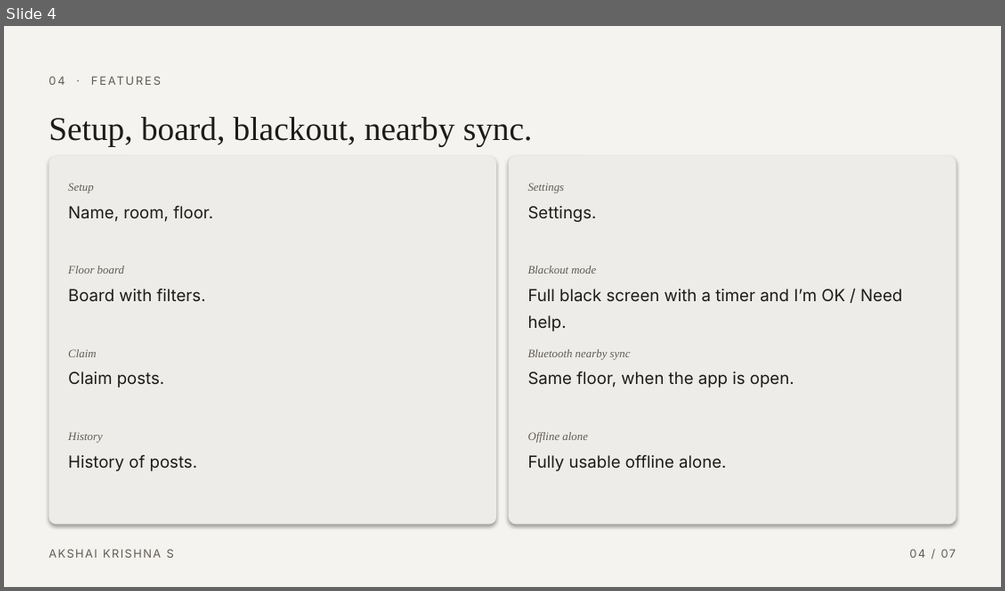
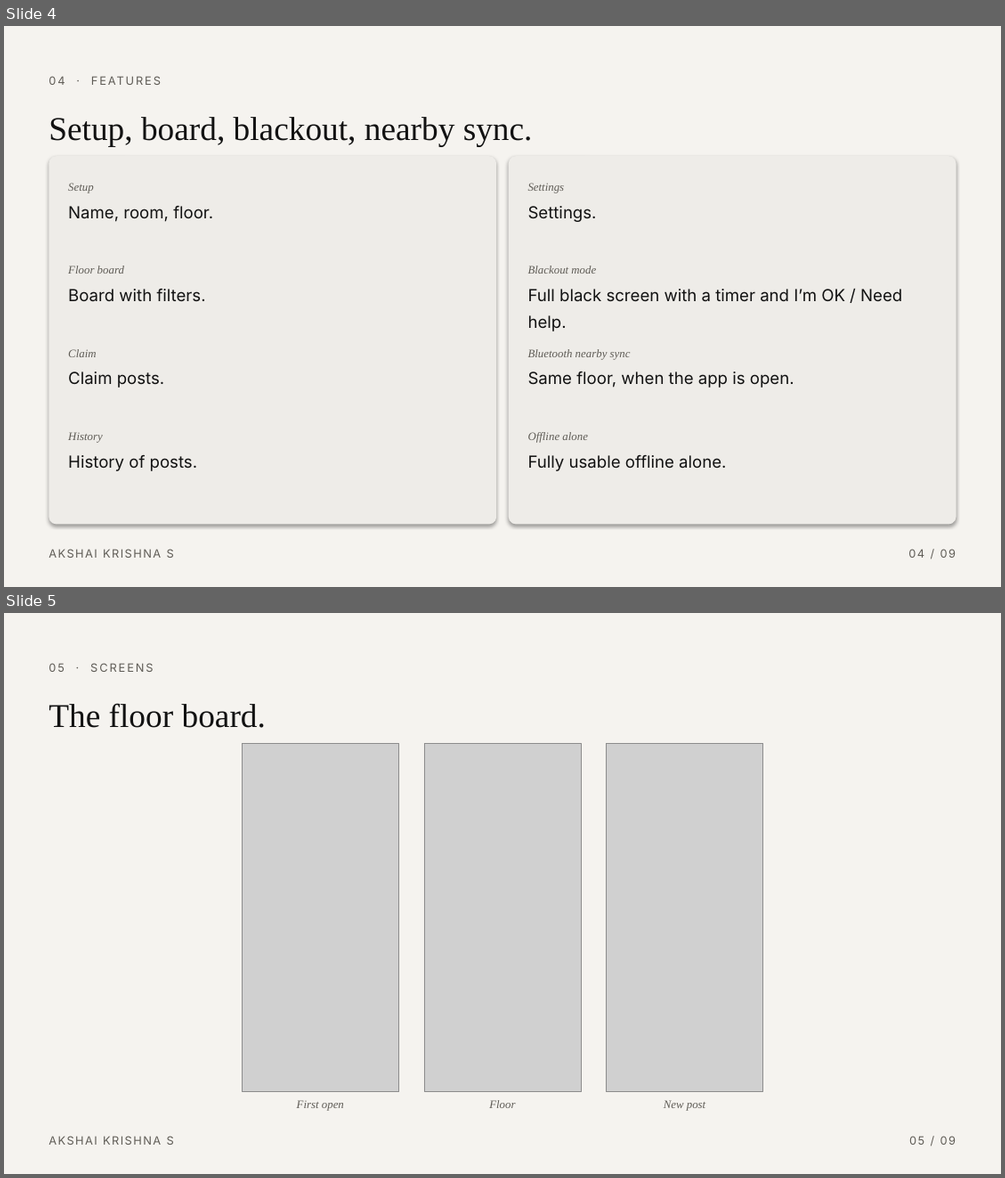
Before and after one commit to flyme2mars/hop, a slide deck: presentation/Hop-OffGrid.pptx. Shown one above the other, each under a label of ours: slide 4 before the commit, slides 4 and 5 after it. The pictures are 1005x591 and 1005x1178 pixels, drawn with LibreOffice and Linux fonts; fonts in the diff are those of the drawing; grey boxes stand for pictures. Boxes give left, top, right and bottom in pixels: in the first picture for what was removed or moved away, otherwise in the second. Text is boxed around its words. In the diff, an @@ line names an element or a change of style, - is before the commit and + after.

```diff
--- a/presentation/Hop-OffGrid.pptx
+++ b/presentation/Hop-OffGrid.pptx
@@ slide 5 added at [4, 613, 1001, 1174], background #F5F3EF @@
@@ text added at [48, 663, 153, 672], 11 pt, text #5F5C56 @@
+05 · SCREENS
@@ text added at [48, 703, 266, 728], 32 pt, text #121212 @@
+The floor board.
@@ picture added at [242, 743, 399, 1092] @@
@@ picture added at [424, 743, 582, 1092] @@
@@ picture added at [606, 743, 763, 1092] @@
@@ text added at [297, 1100, 344, 1111], 11 pt, text #5F5C56, italic @@
+First open
@@ text added at [489, 1100, 515, 1108], 11 pt, text #5F5C56, italic @@
+Floor
@@ text added at [663, 1100, 705, 1111], 11 pt, text #5F5C56, italic @@
+New post
@@ text added at [48, 1135, 174, 1144], 11 pt, text #5F5C56 @@
+AKSHAI KRISHNA S
@@ text added at [909, 1135, 955, 1144], 11 pt, text #5F5C56 @@
+05 / 09
@@ slide 4 changed as well @@
@@ text at [908, 548, 955, 557]: text changed @@
-04 / 07
+04 / 09
```
Also in this commit, not shown: 6 other slides changed, 1 other slide added, 3 other files.
